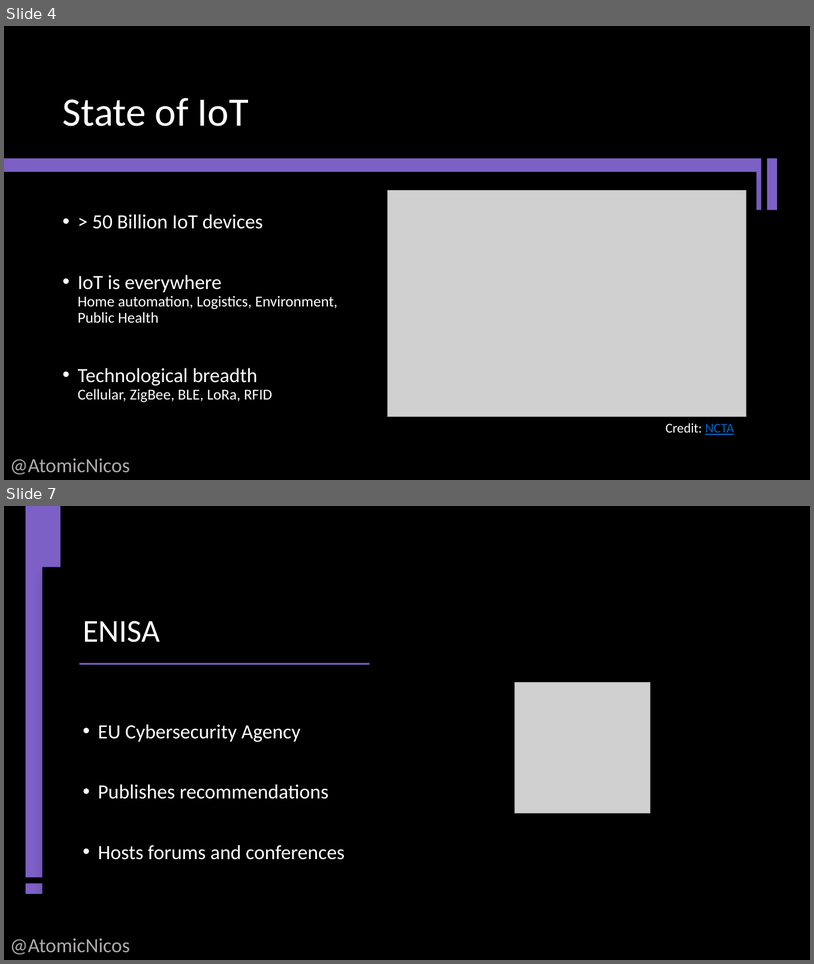
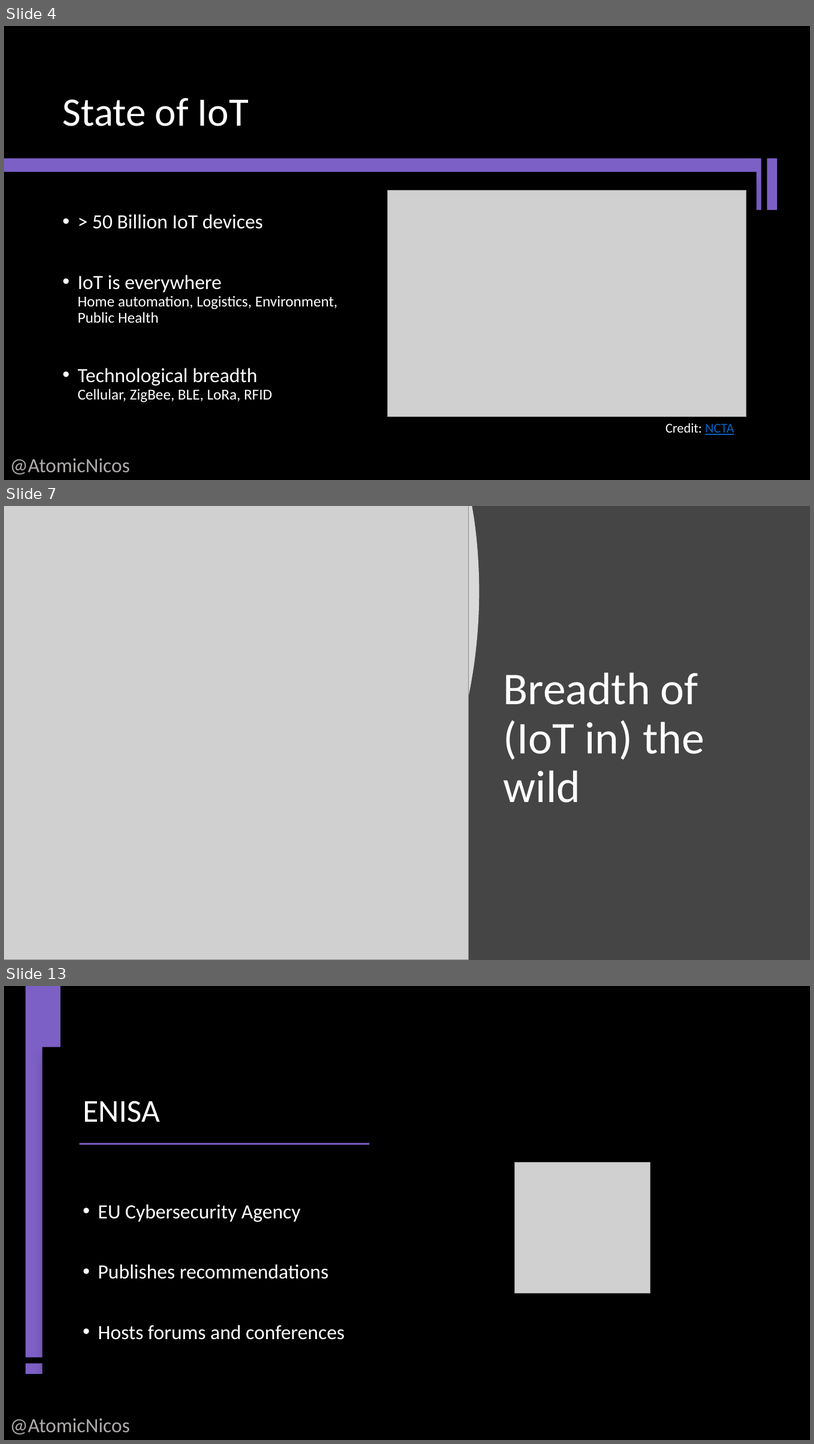
Before and after one commit to AtomicMaya/talks, a slide deck: nicolas-boeckh@bsides-ncl-iot.pptx. Shown one above the other, each under a label of ours: slides 4 and 7 before the commit, slides 4, 7 and 13 after it; the slides between them are not shown. The pictures are 814x964 and 814x1444 pixels, drawn with LibreOffice and Linux fonts; fonts in the diff are those of the drawing; grey boxes stand for pictures. Boxes give left, top, right and bottom in pixels: in the first picture for what was removed or moved away, otherwise in the second. Text is boxed around its words. In the diff, an @@ line names an element or a change of style, - is before the commit and + after.

```diff
--- a/nicolas-boeckh@bsides-ncl-iot.pptx
+++ b/nicolas-boeckh@bsides-ncl-iot.pptx
@@ slide 7 added at (x1=4, y1=506, x2=810, y2=960), background #454545 @@
@@ freeform shape added at (x1=4, y1=506, x2=479, y2=960), fill #FFFFFF at 80% opacity @@
@@ picture added at (x1=4, y1=506, x2=469, y2=960) @@
@@ title added at (x1=504, y1=672, x2=705, y2=802), 54 pt, text #FFFFFF @@
+Breadth of (IoT in) the wild
@@ what was slide 7 is now slide 13 @@
```
Also in this commit, not shown: 1 slide changed, 6 other slides added, 1 slide removed.
